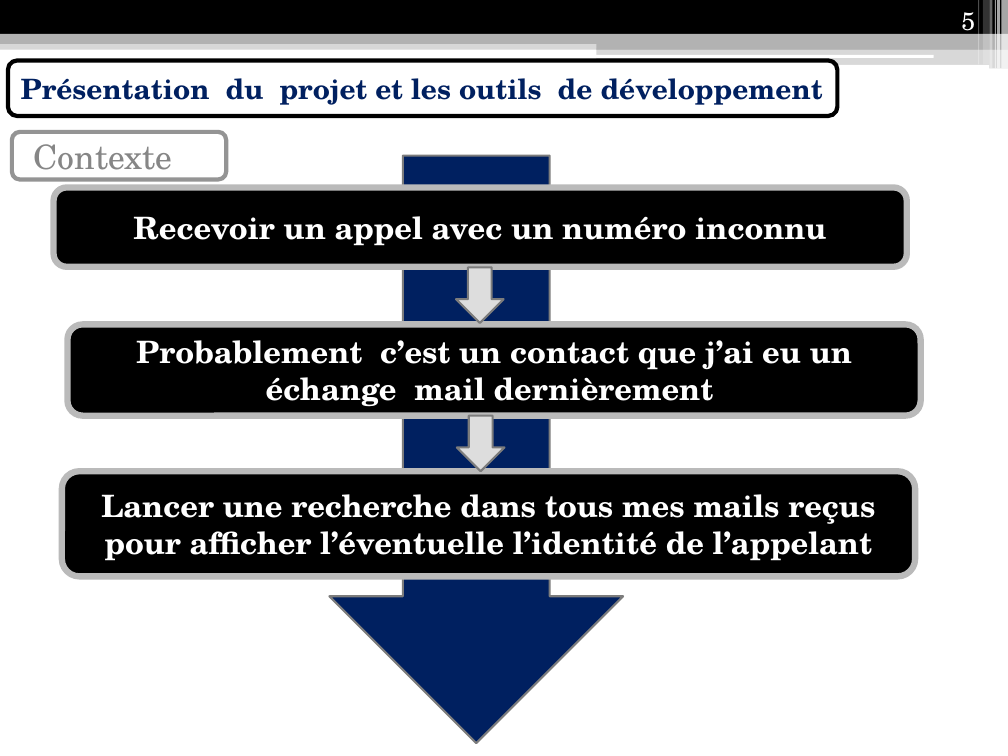
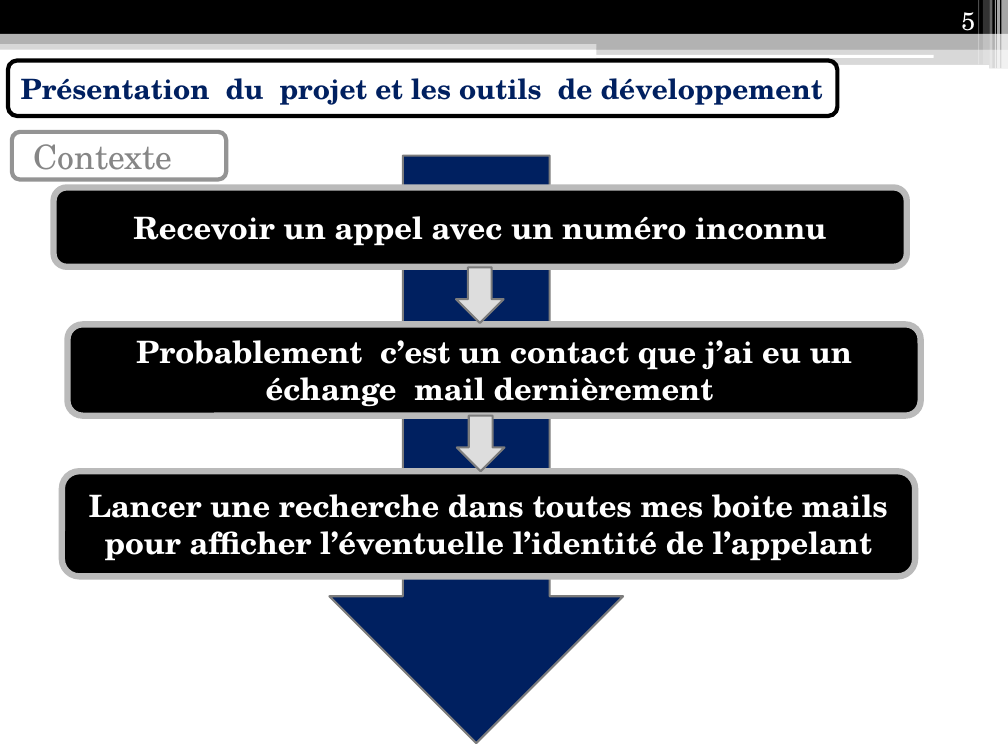
Before and after one commit to Anicky/Strangers-Phonegap, a slide deck: slide 5 of présentation/Présentation IF26.pptx. Drawn at 1008x756 pixels with LibreOffice and Linux fonts; fonts in the diff are those of the drawing. Boxes give left, top, right and bottom in pixels: in the first picture for what was removed or moved away, otherwise in the second. Text is boxed around its words. In the diff, an @@ line names an element or a change of style, - is before the commit and + after.

```diff
--- a/présentation/Présentation IF26.pptx
+++ b/présentation/Présentation IF26.pptx
@@ text in rounded rectangle at [89, 494, 888, 561]: text changed @@
-Lancer une recherche dans tous mes mails reçus pour afficher l’éventuelle l’identité de l’appelant
+Lancer une recherche dans toutes mes boite mails pour afficher l’éventuelle l’identité de l’appelant
```
Also in this commit, not shown: 3 other slides changed, 6 slides added, 2 slides removed.
